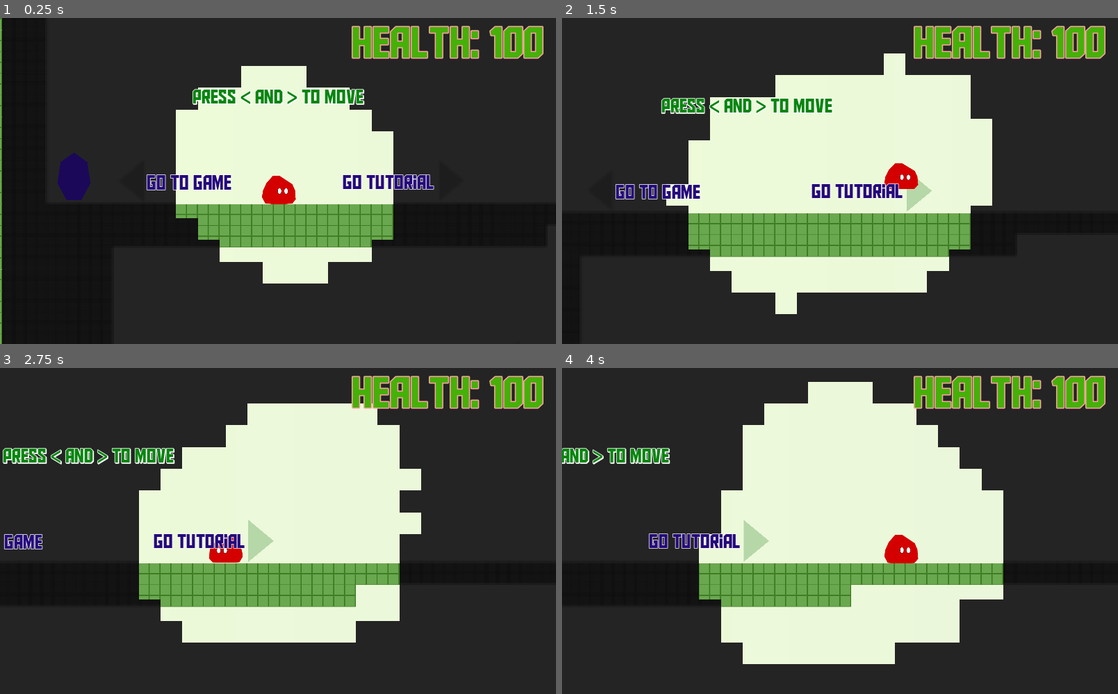
Above: before the commit, frames 1-4 (two rows, left to right).
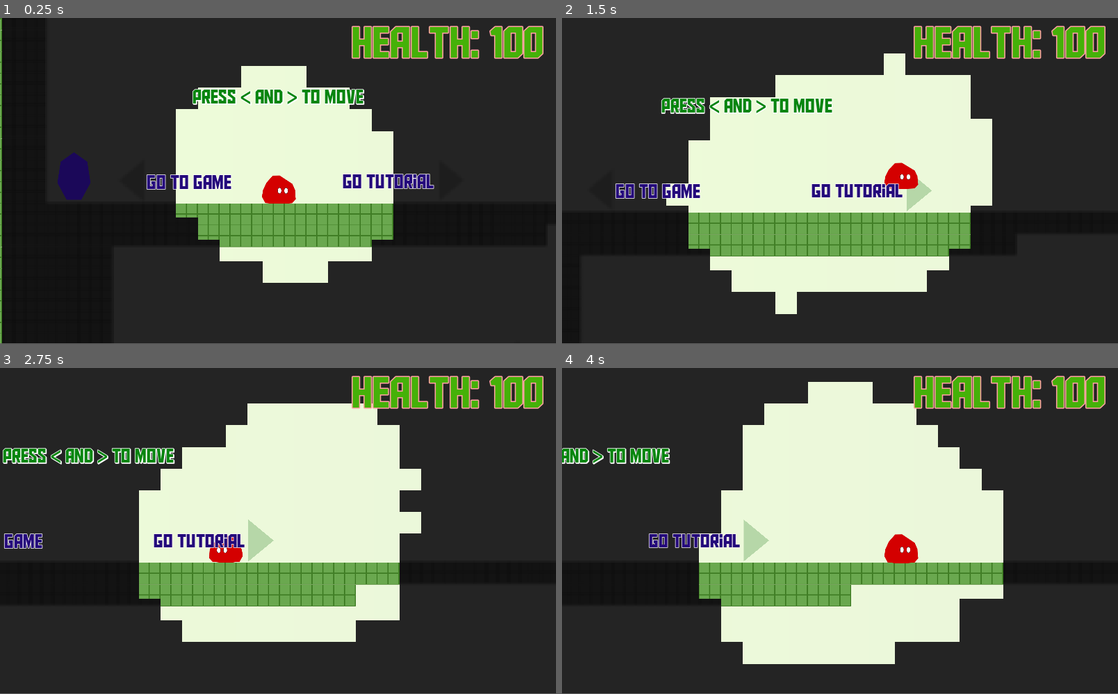
Above: after the commit, the same moments.

Repository: glitchcore/comfort
Game: Godot game, scene res://Scenes/BaseLevel.tscn
Two runs of this game, one before a commit and one after it. Both use one fixed random seed, a clock stepped at 60 frames per second and the inputs below.
Inputs:
- Up to frame 1 (0.25 s): no input
- Up to frame 2 (1.5 s): tap Space (jump) at 0.5, 0.77, 1.25 s; hold Right (ui_right) from 0.53 s (still down)
- Up to frame 3 (2.75 s): tap Space (jump) at 1.52, 2 s; release Right (ui_right) at 2.03 s; hold Left (ui_left) from 2.03 s (still down)
- Up to frame 4 (4 s): tap Space (jump) at 2.75, 3.02, 3.5, 3.77 s; release Left (ui_left) at 2.78 s; hold Right (ui_right) from 2.78 s (still down)
The window is 800x469 before the commit and 800x468 after it. Grey fills any space a smaller window leaves; there, only what the larger window draws over its background counts as a difference.

The runs differ from the first frame. In frame 1, 0.8% of the frame differs, in the area x 0-79%, y 10-100%; in frame 2, 1.0%, in the area x 9-74%, y 44-85%; in frame 3, 0.9%; in frame 4, 0.7%.

Commit message:
trying to resize web build

Diff:
--- a/project.godot
+++ b/project.godot
@@ -21,6 +21,7 @@
 [display]
 
 window/stretch/mode="2d"
+window/stretch/aspect="keep"
 
 [gui]
 
Not shown, changed: docs/index.html
Not shown, changed: docs/index.pck
